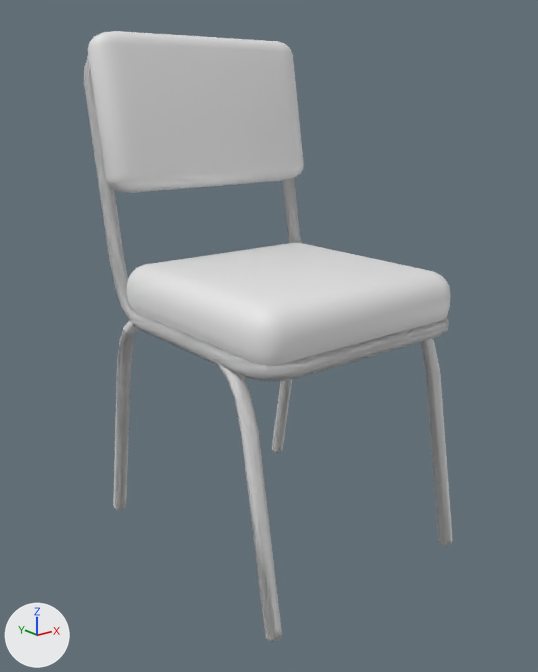
The FBX model Red Productions/Assets/Dominique/base model/stoel We are cooked.fbx, before and after one commit.
Before and after are seen from a camera (50 mm lens) standing at (-0.786, -0.938, 0.762) and looking at (-0.019, 0.02, 0.379). Arrows for +X, +Y and +Z are at lower left; the lights stay in place. The first picture is the older version. Where no turn or scale is listed for an object, it has been applied to the vertices.

Names of what the first picture shows: 'achterpoten.001', 'buizen zitting', 'buizen zitting.001', 'leuning', 'voorpoten.001', 'zitting'.
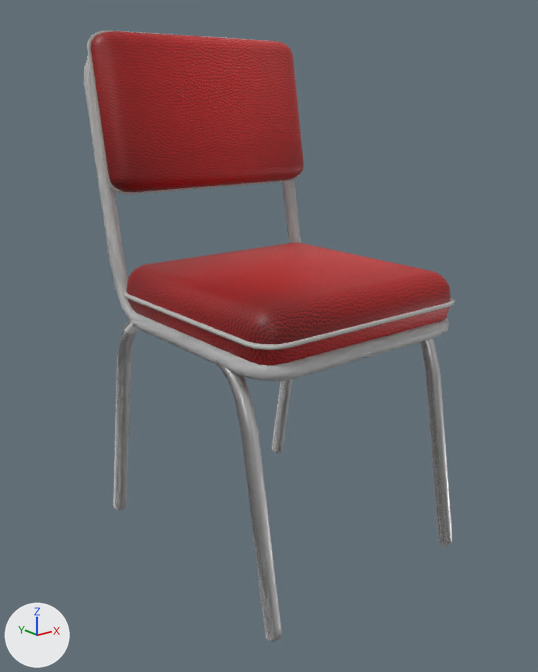
Pixel boxes [x1, y1, x2, y2] of what changed, in the pictures (538 x 672 px):
'leuning', reshaped
    before: [88, 31, 304, 193]
    after: [87, 30, 304, 194]
'zitting', reshaped
    before: [127, 243, 451, 366]
    after: [123, 243, 455, 366]
'buizen zitting', recoloured
    both: [114, 321, 453, 642]
part 1 of me_cube_003, added
    after: [87, 30, 299, 194]
part 2 of me_cube_003, recoloured (white to red)
    both: [92, 31, 304, 192]
part 3 of me_cube_001, added
    after: [123, 290, 455, 353]
part 4 of me_cube_001, surface changed (white to red)
    both: [129, 243, 451, 366]
part 5 of me_cube_001, recoloured (white to red)
    both: [127, 243, 451, 366]

What changed in the scene script:
```text
Add img_stoel_texture_png:
    img_stoel_texture_png = load_image('stoel texture.png', '../texture/stoel texture.png', 1890, 1890, 'sRGB')
Add mat_material_001:
    mat_material_001 = principled_material('Material.001')
    mat_material_001.texture = img_stoel_texture_png
    mat_material_001.metallic = 0.881
    mat_material_001.roughness = 0.399
Add mat_material:
    mat_material = principled_material('Material')
    mat_material.texture = img_stoel_texture_png
Change me_cylinder_001:
    where me_cylinder_001.from_pydata(...)  # 2244 vertices, 2306 faces; spans x -0.213..0.213, y -0.029..0.486, z -0.412..0.451
    add me_cylinder_001.materials.append(mat_material_001)  # picture img_stoel_texture_png
Change me_cube_003:
    used by ob_leuning; location = (0.0, -0.054, 0.794)
    remove me_cube_003.from_pydata(...)  # 152 vertices, 166 faces; spans x -0.209..0.209, y 0.23..0.328, z -0.177..0.079
    add me_cube_003.from_pydata(...)  # 352 vertices, 366 faces; spans x -0.213..0.213, y 0.23..0.328, z -0.179..0.081
    me_cube_003 part 1: 200 vertices added at x -0.213..0.213, y 0.255..0.304, z -0.179..0.081
    me_cube_003 part 2: 146 faces spanning x -0.209..0.209, y 0.23..0.328, z -0.177..0.079 switch from no material to mat_material (picture img_stoel_texture_png)
Change me_cube_001:
    used by ob_zitting; location = (0.0, 0.0, 0.0)
    remove me_cube_001.from_pydata(...)  # 152 vertices, 166 faces; spans x -0.205..0.205, y -0.205..0.205, z 0.4..0.5
    add me_cube_001.from_pydata(...)  # 352 vertices, 366 faces; spans x -0.21..0.21, y -0.21..0.21, z 0.4..0.5
    me_cube_001 part 3: 200 vertices added at x -0.21..0.21, y -0.21..0.21, z 0.447..0.453
    me_cube_001 part 4: 139 kept faces spanning x -0.205..0.205, y -0.205..0.205, z 0.4..0.5 get new texture (UV) coordinates
    me_cube_001 part 5: 146 faces spanning x -0.205..0.205, y -0.205..0.205, z 0.4..0.5 switch from no material to mat_material (picture img_stoel_texture_png)
```
